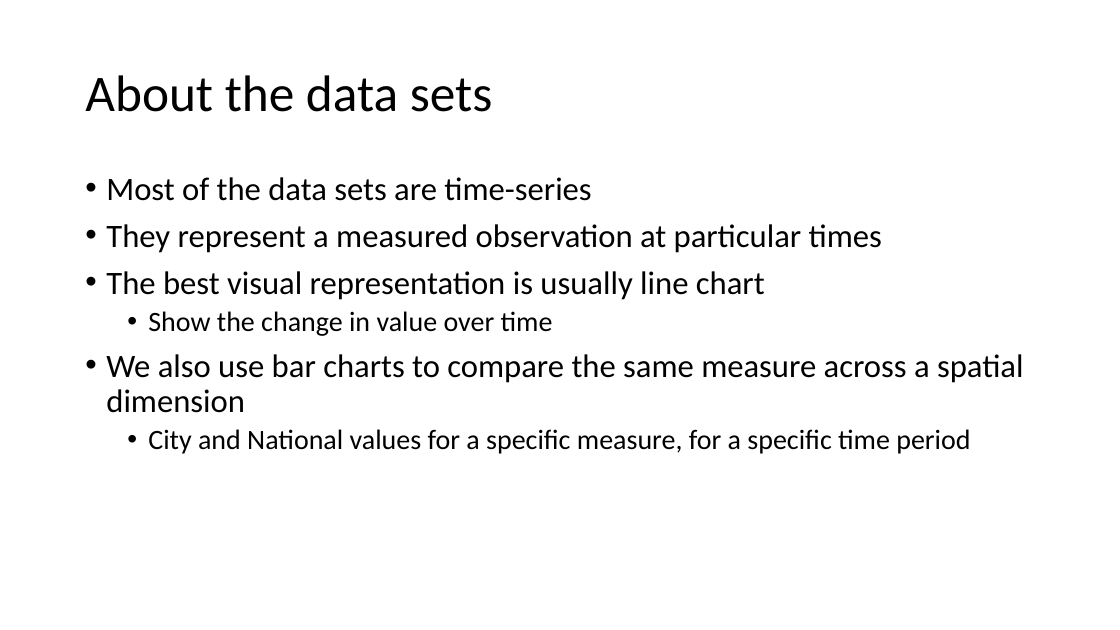
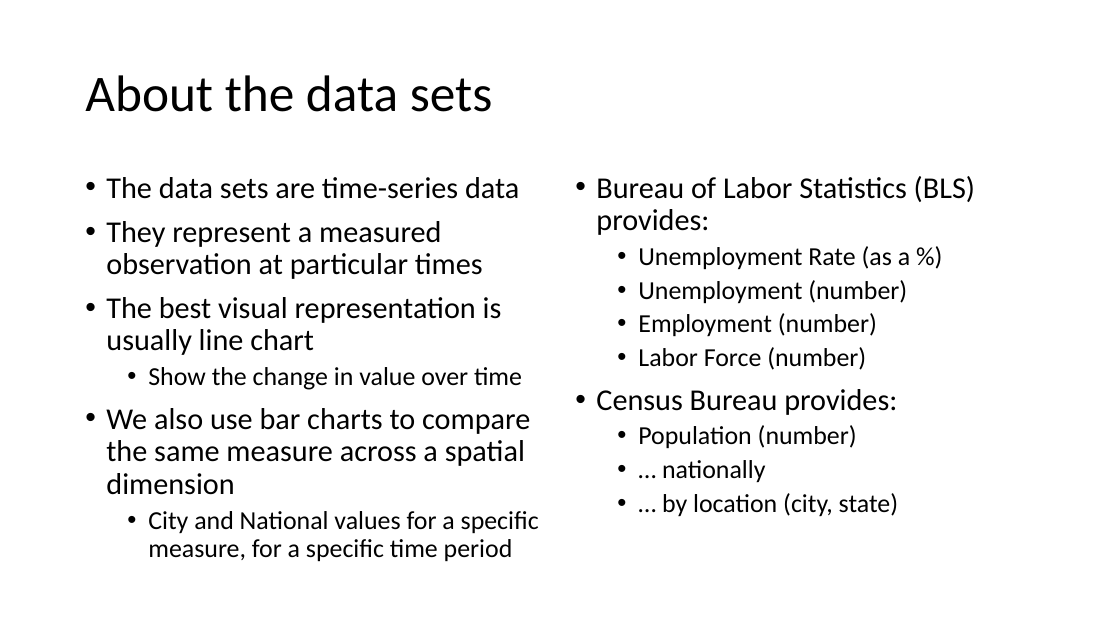
Before and after one commit to muftring/iu-datavis, a slide deck: slide 10 of project/mid-term-presentation.pptx (slide 12 before the commit). Drawn at 1120x630 pixels with LibreOffice and Linux fonts; fonts in the diff are those of the drawing. Boxes give left, top, right and bottom in pixels: in the first picture for what was removed or moved away, otherwise in the second. Text is boxed around its words. In the diff, an @@ line names an element or a change of style, - is before the commit and + after.

Commit message:
Mid-term project: more population analysis, some with labor force

```diff
--- a/project/mid-term-presentation.pptx
+++ b/project/mid-term-presentation.pptx
@@ text at (x1=106, y1=177, x2=519, y2=199): text changed; size 28 to 25.9 pt @@
-• Most of the data sets are time-series
+• The data sets are time-series data
@@ text added at (x1=596, y1=176, x2=975, y2=517), 22.2 pt, text #000000 @@
+• Bureau of Labor Statistics (BLS) provides:
+  • Unemployment Rate (as a %)
+  • Unemployment (number)
+  • Employment (number)
+  • Labor Force (number)
+• Census Bureau provides:
+  • Population (number)
+  • … nationally
+  • … by location (city, state)
@@ text at (x1=106, y1=221, x2=483, y2=279): size 28 to 25.9 pt in "They represent a measured observation at particular ..." @@
@@ text at (x1=106, y1=271, x2=1024, y2=454): paragraphs removed @@
-• The best visual representation is usually line chart
-  • Show the change in value over time
-• We also use bar charts to compare the same measure across a spatial dimension
-  • City and National values for a specific measure, for a specific time period
@@ text added at (x1=106, y1=297, x2=539, y2=562), 25.9 pt, text #000000 @@
+• The best visual representation is usually line chart
+  • Show the change in value over time
+• We also use bar charts to compare the same measure across a spatial dimension
+  • City and National values for a specific measure, for a specific time period
```
Also in this commit, not shown: 11 other slides changed, 2 slides added, 2 slides removed, 32 other files.
